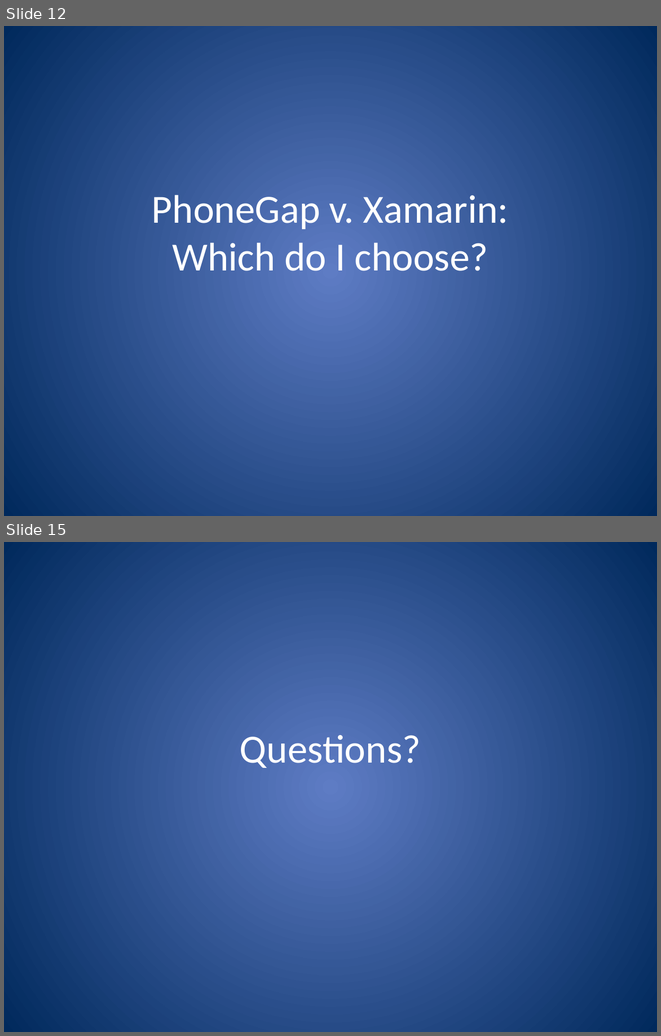
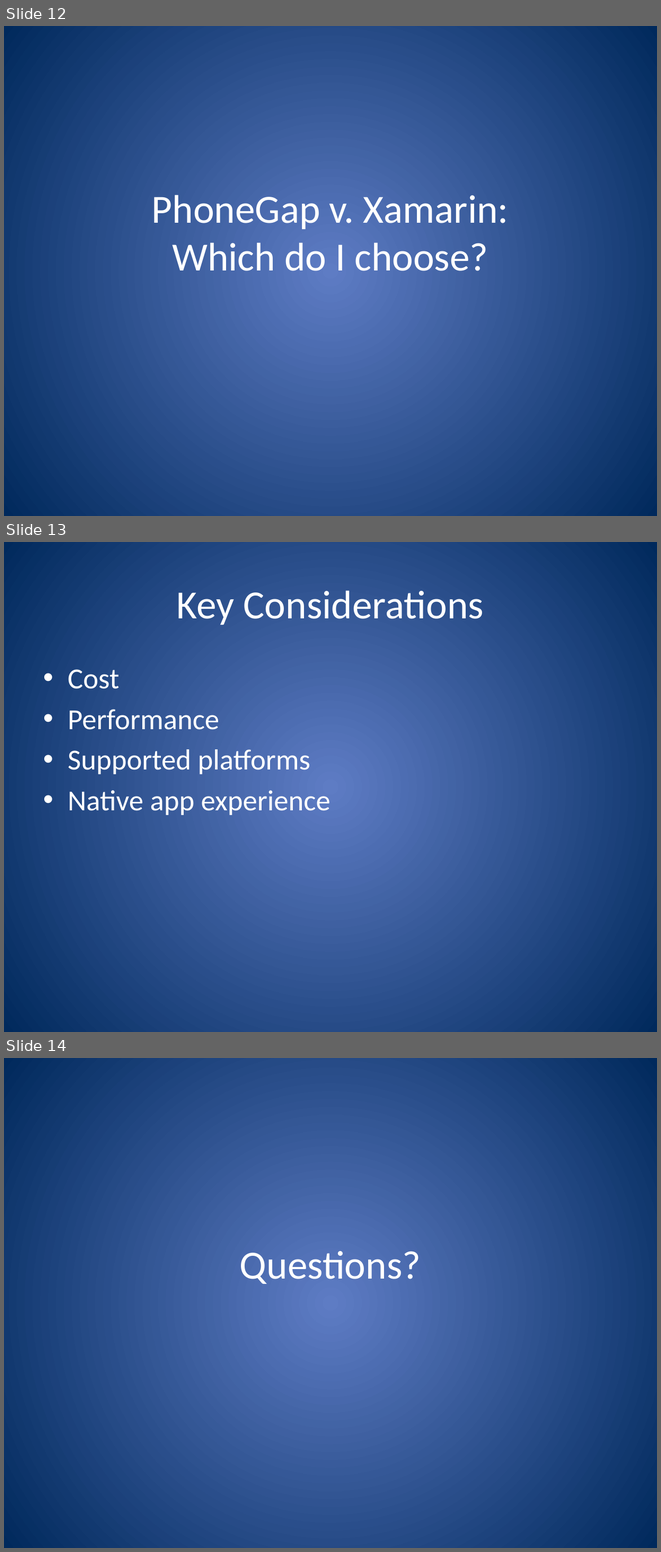
Before and after one commit to jerrelblankenship/Presentations, a slide deck: JointSpeakerTalks/PhoneGapXamarin/M3Conf2013/PhoneGap and Xamarin.pptx. Shown one above the other, each under a label of ours: slides 12 and 15 before the commit, slides 12, 13 and 14 after it; the slides between them are not shown. The pictures are 661x1036 and 661x1552 pixels, drawn with LibreOffice and Linux fonts; fonts in the diff are those of the drawing. Boxes give left, top, right and bottom in pixels: in the first picture for what was removed or moved away, otherwise in the second. Text is boxed around its words. In the diff, an @@ line names an element or a change of style, - is before the commit and + after.

```diff
--- a/JointSpeakerTalks/PhoneGapXamarin/M3Conf2013/PhoneGap and Xamarin.pptx
+++ b/JointSpeakerTalks/PhoneGapXamarin/M3Conf2013/PhoneGap and Xamarin.pptx
@@ slide 13 added at [4,542,657,1032], background gradient #5E7CC5 to #00295C @@
@@ title added at [177,590,484,625], 44 pt, text #FFFFFF @@
+Key Considerations
@@ text added at [68,669,330,815], 32 pt, text #FFFFFF @@
+• Cost
+• Performance
+• Supported platforms
+• Native app experience
@@ what was slide 15 is now slide 14 @@
```
Also in this commit, not shown: 3 other slides added, 4 slides removed.
